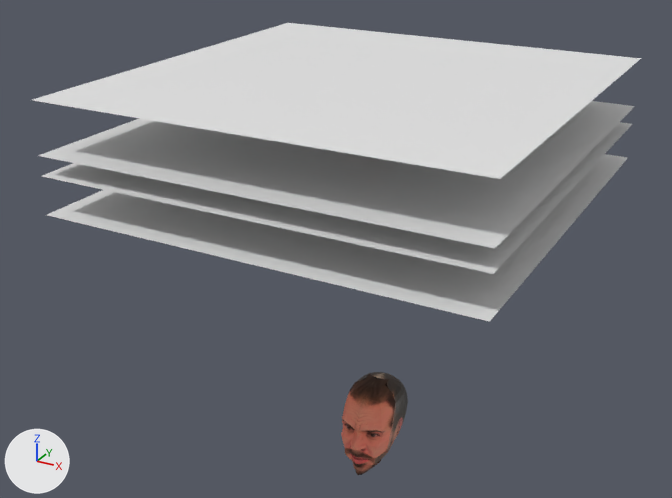
The glTF model public/models/andreas.glb as it was, and as the next commit left it.
Camera for both pictures: a 50 mm camera at (1.88, -3.86, 2.93) aimed at (-0.15, -0.18, 1.09). Every picture has the same lights, and +X, +Y and +Z are marked at lower left.
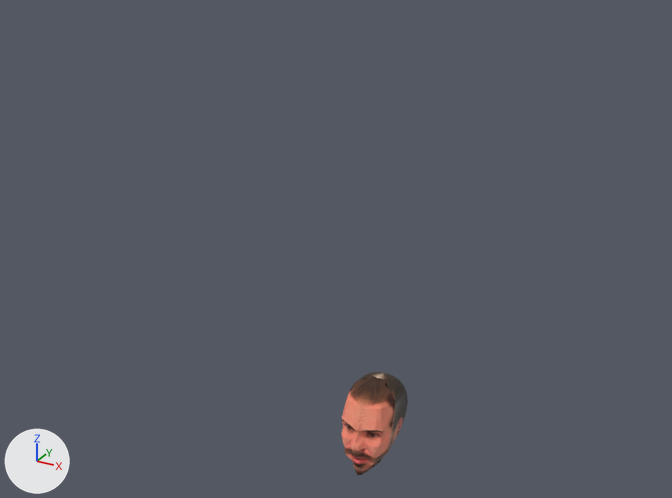
The newer file is also rescaled (x3.379), turned or shifted as a whole; pictures and numbers use the older file's frame.

What differs and where, as boxes (x1, y1, x2, y2) in the pictures (672 x 498 px):
'Plane', deleted
    before: (32, 23, 641, 179)
'Plane.002', deleted
    before: (38, 101, 635, 248)
'Plane.003', deleted
    before: (47, 154, 627, 322)
'Plane.001', deleted
    before: (42, 122, 632, 274)

The change in detail:
Object 'Plane' (ob_plane) is deleted.
Object 'Plane.001' (ob_plane_001) is deleted.
Object 'Plane.002' (ob_plane_002) is deleted.
Object 'Plane.003' (ob_plane_003) is deleted.
